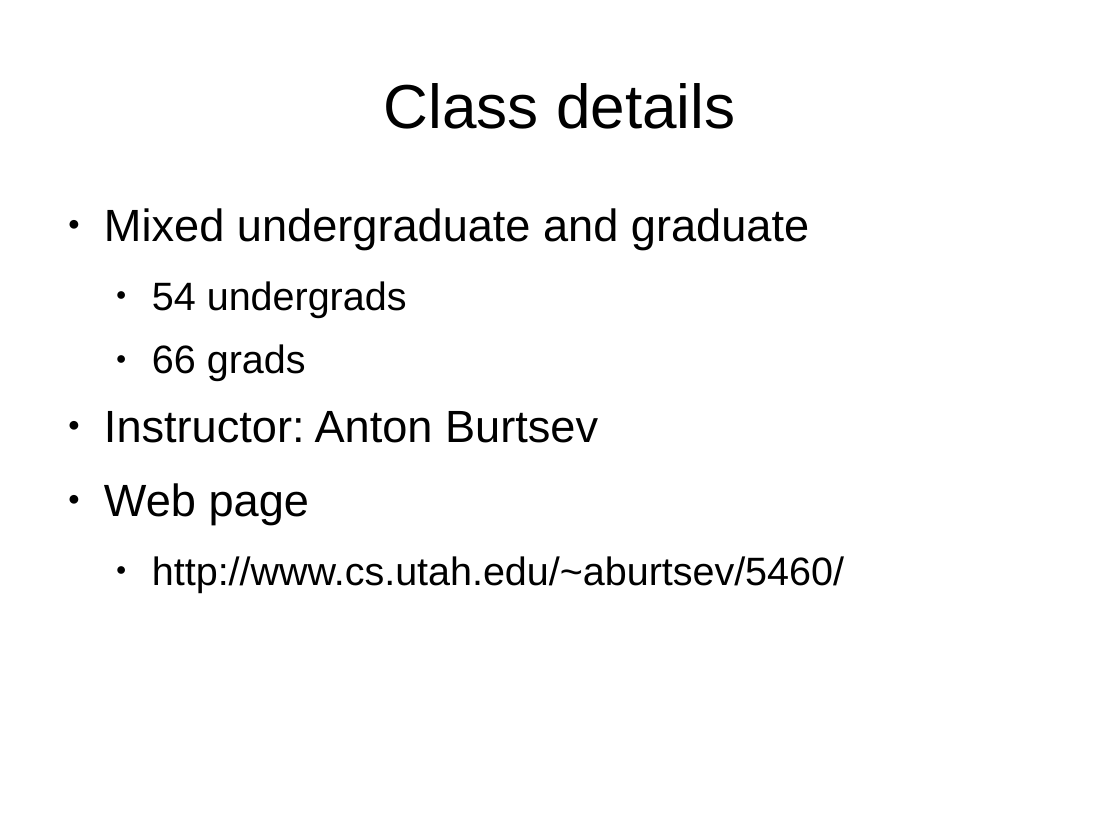
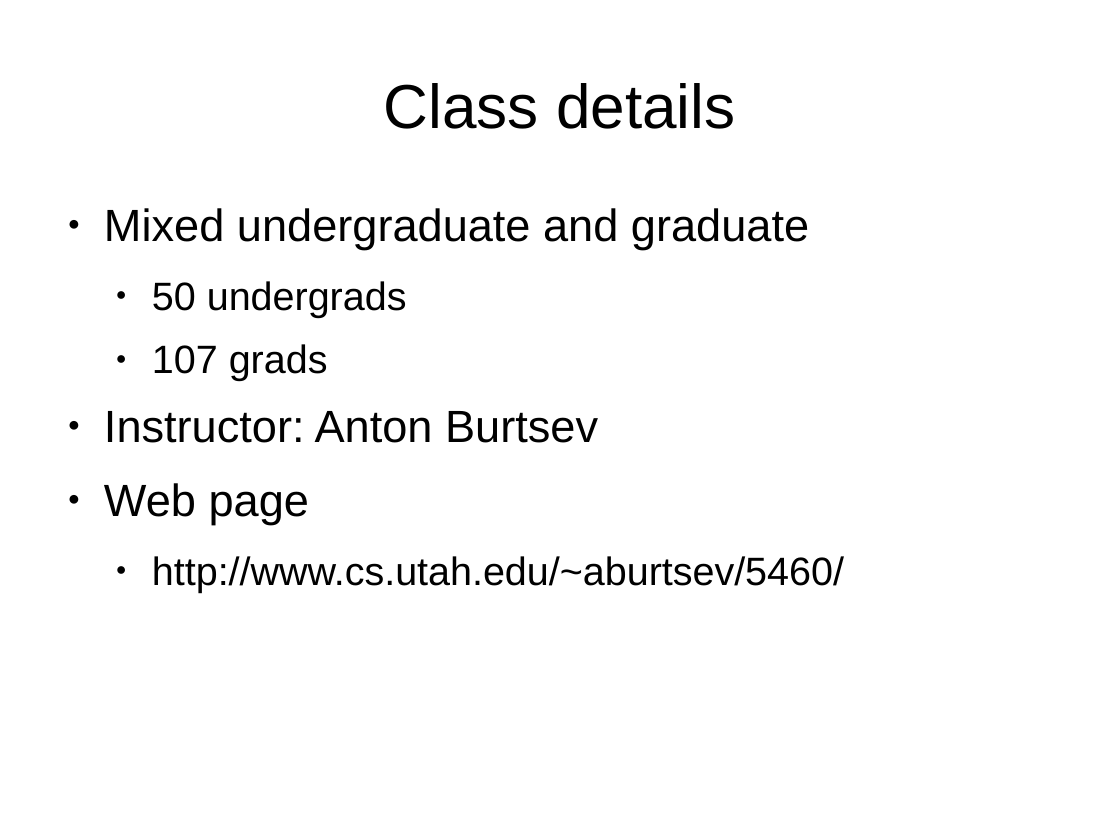
Before and after one commit to antonburtsev/cs5460, a slide deck: slide 3 of lectures/lecture00-logistics/lecture00-logistics.odp. Drawn at 1120x840 pixels with LibreOffice and Linux fonts; fonts in the diff are those of the drawing. Boxes give left, top, right and bottom in pixels: in the first picture for what was removed or moved away, otherwise in the second. Text is boxed around its words. In the diff, an @@ line names an element or a change of style, - is before the commit and + after.

```diff
--- a/lectures/lecture00-logistics/lecture00-logistics.odp
+++ b/lectures/lecture00-logistics/lecture00-logistics.odp
@@ text at bbox=[152, 281, 407, 381]: text changed @@
-  ● 54 undergrads
-  ● 66 grads
+  ● 50 undergrads
+  ● 107 grads
```
Also in this commit, not shown: 3 other slides changed, 2 slides added, 1 slide removed, 5 other files.
